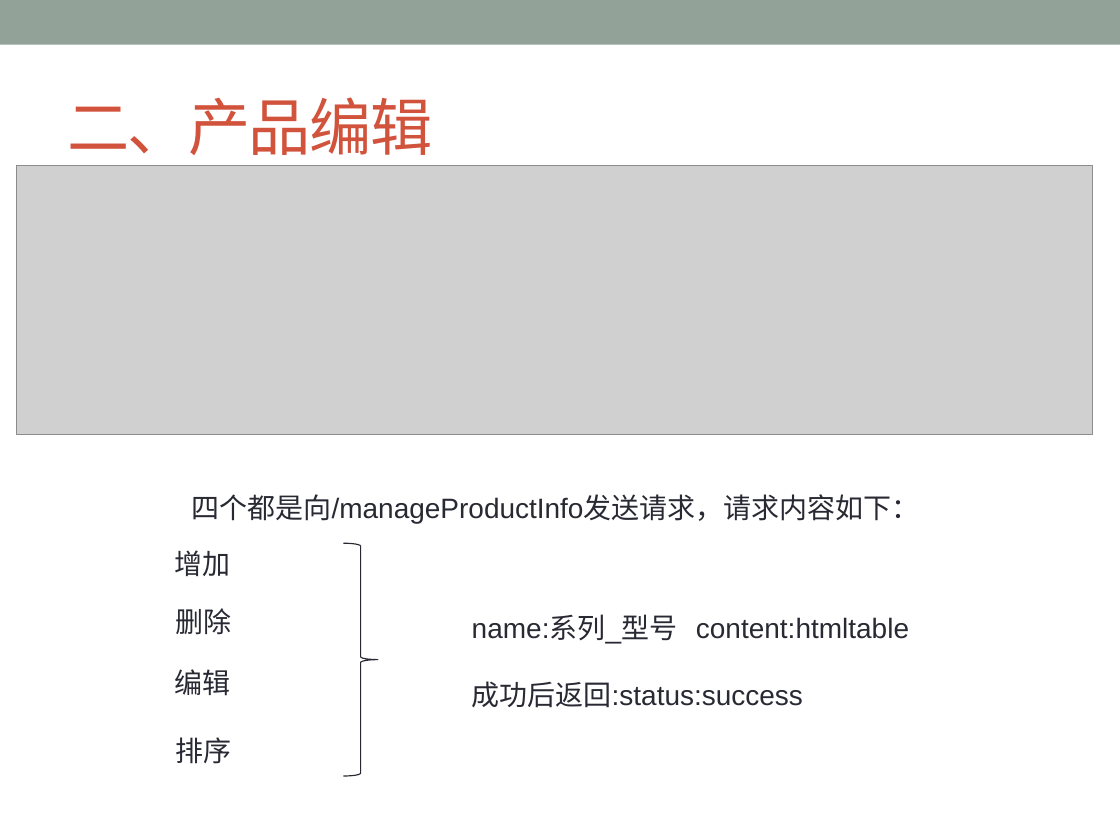
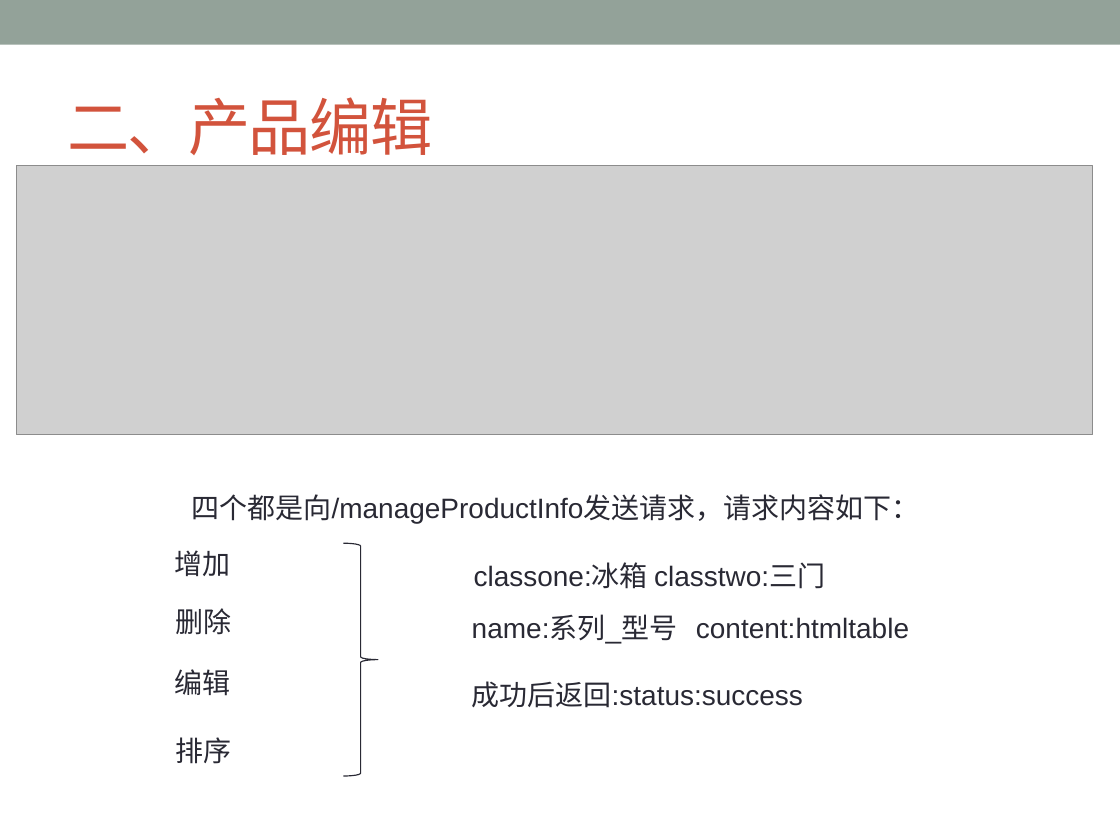
Before and after one commit to ChanSeaThink/LULLGREE, a slide deck: slide 15 of ZSGree前后端逻辑及接口.pptx. Drawn at 1120x840 pixels with LibreOffice and Linux fonts; fonts in the diff are those of the drawing; grey boxes stand for pictures. Boxes give left, top, right and bottom in pixels: in the first picture for what was removed or moved away, otherwise in the second. Text is boxed around its words. In the diff, an @@ line names an element or a change of style, - is before the commit and + after.

```diff
--- a/ZSGree前后端逻辑及接口.pptx
+++ b/ZSGree前后端逻辑及接口.pptx
@@ text added at [474, 565, 825, 589], 18 pt, text #292934 @@
+classone:冰箱 classtwo:三门
```
Also in this commit, not shown: 1 other slide changed, 5 other files.
